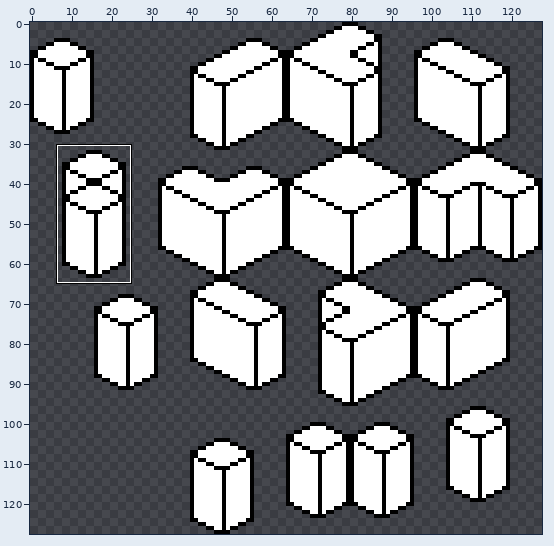
One commit to this pixel-art file: tile_sets/templates/d_transparent_template.aseprite. Above: a wide view before the commit, with the close-up outlined.
Close-up. First the earlier version:
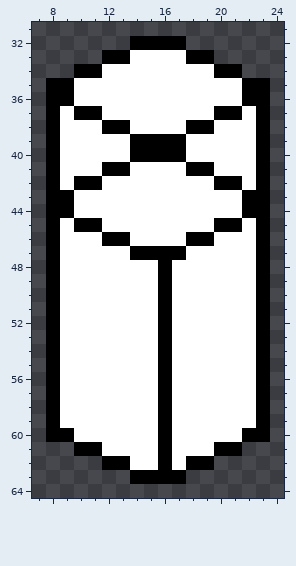
128x128 pixels, 1 frame. Shown: x 7..24, y 31..64. The commit also changed other parts of the picture, which this record leaves out.
After:
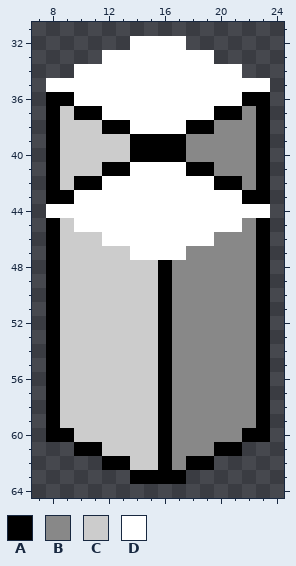
Palette (. is transparent): A #000000  B #888888  C #cccccc  D #ffffff
From old to new:
y 32: x 14..17 AAAA -> DDDD
y 33: x 12..13 AA -> DD; x 18..19 AA -> DD
y 34: x 10..11 AA -> DD; x 20..21 AA -> DD
y 35: x 8..9 AA -> DD; x 22..23 AA -> DD
y 37: x 9 D -> C; x 22 D -> B
y 38: x 9..11 DDD -> CCC; x 20..22 DDD -> BBB
y 39..40: x 9..13 DDDDD -> CCCCC; x 18..22 DDDDD -> BBBBB
y 41: x 9..11 DDD -> CCC; x 20..22 DDD -> BBB
y 42: x 9 D -> C; x 22 D -> B
y 44: x 8..9 AA -> DD; x 22..23 AA -> DD
y 45: x 9..11 DAA -> CDD; x 20..22 AAD -> DDB
y 46: x 9..13 DDDAA -> CCCDD; x 18..22 AADDD -> DDBBB
y 47: x 9..22 DDDDDAAAADDDDD -> CCCCCDDDDBBBBB
y 48..59: x 9..15 DDDDDDD -> CCCCCCC; x 17..22 DDDDDD -> BBBBBB
y 60: x 10..15 DDDDDD -> CCCCCC; x 17..21 DDDDD -> BBBBB
y 61: x 12..15 DDDD -> CCCC; x 17..19 DDD -> BBB
y 62: x 14..15 DD -> CC; x 17 D -> B
Pixel boxes of the changes (left, top, right, bottom) in both close-ups:
changed: (46, 36, 270, 470)
